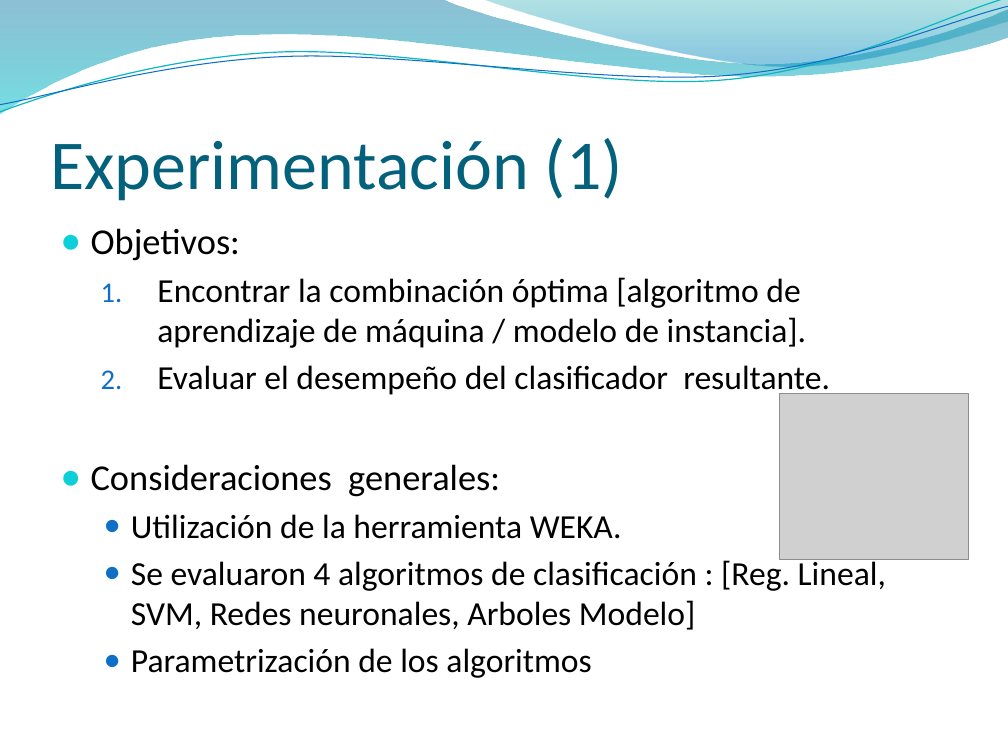
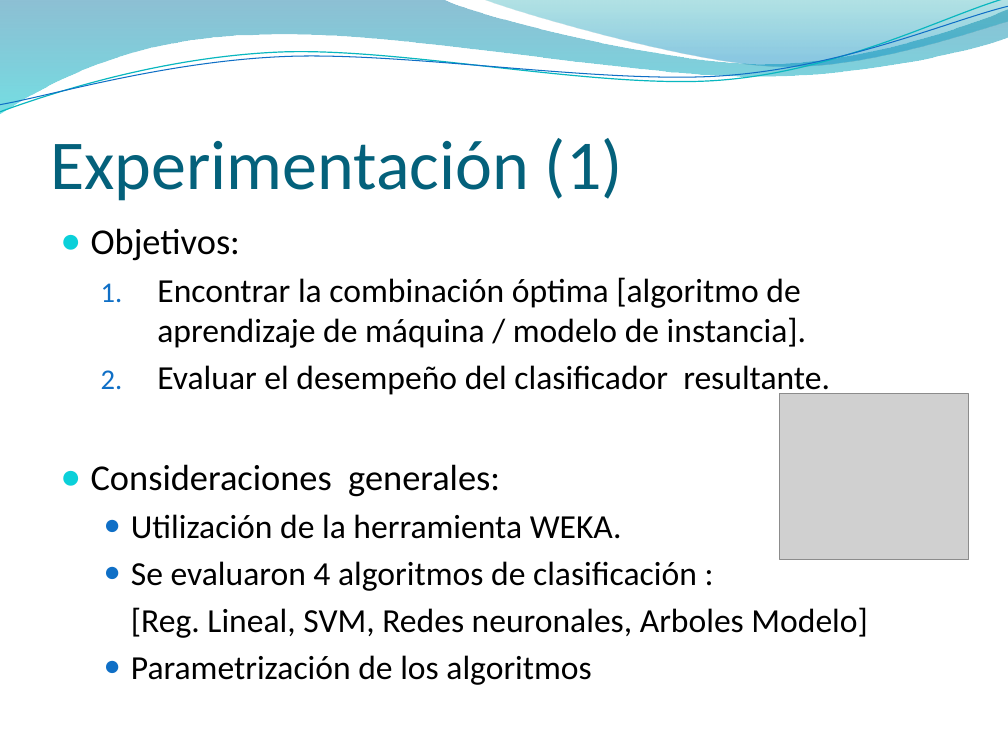
Before and after one commit to jaffadog/neuralito, a slide deck: slide 2 of neuralito/ArfGen/docs/Entregas/Informe Final/presentacion/maxi2.pptx. Drawn at 1008x756 pixels with LibreOffice and Linux fonts; fonts in the diff are those of the drawing; grey boxes stand for pictures; background and template pictures are left out. Boxes give left, top, right and bottom in pixels: in the first picture for what was removed or moved away, otherwise in the second. Text is boxed around its words. In the diff, an @@ line names an element or a change of style, - is before the commit and + after.

```diff
--- a/neuralito/ArfGen/docs/Entregas/Informe Final/presentacion/maxi2.pptx
+++ b/neuralito/ArfGen/docs/Entregas/Informe Final/presentacion/maxi2.pptx
@@ text at (131,561,867,638): text changed @@
-  ● Se evaluaron 4 algoritmos de clasificación : [Reg. Lineal, SVM, Redes neuronales, Arboles Modelo]
+  ● Se evaluaron 4 algoritmos de clasificación :
+  [Reg. Lineal, SVM, Redes neuronales, Arboles Modelo]
```
Also in this commit, not shown: 5 other slides changed.
